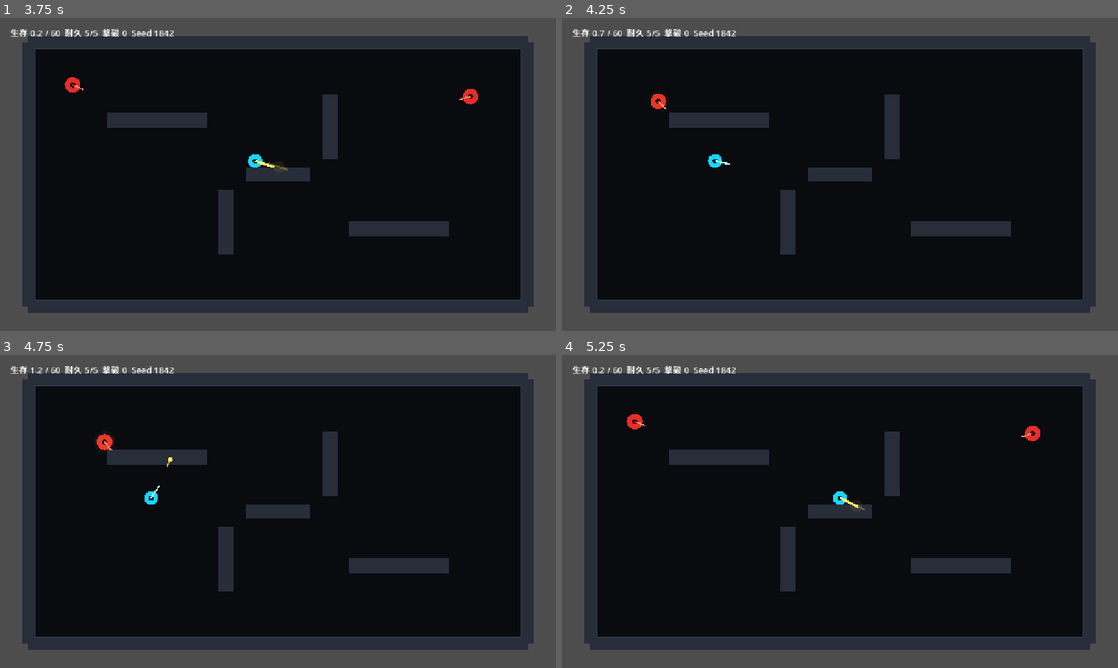
Above: before the commit, frames 1-4 (two rows, left to right).
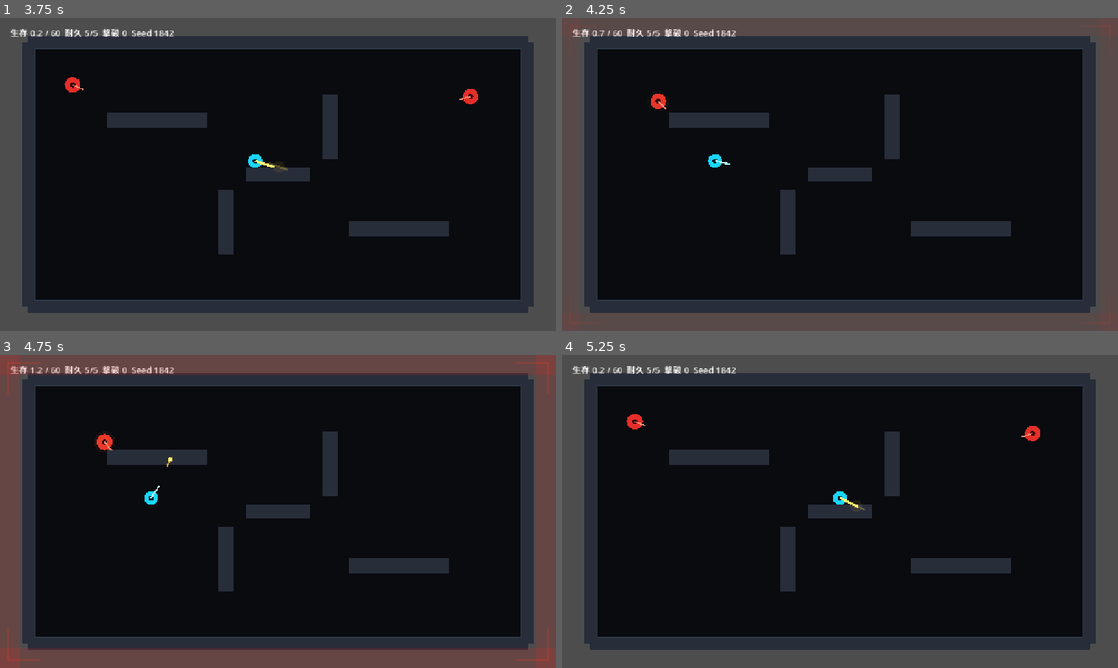
Above: after the commit, the same moments.

Repository: ryogaaaaaaaaaaa/ship-break
Game: Godot game, scene res://scenes/main.tscn
Two runs of this game, one before a commit and one after it. Both use one fixed random seed, a clock stepped at 60 frames per second and the inputs below.
Inputs (mouse positions are in pixels of both pictures, inside the frame that each line leads up to):
- Up to frame 1 (3.75 s): move the mouse to (400, 158) at 0.52 s; hold D 0.53-1.25 s; hold R 0.53-1.25 s; click (400, 158) at 0.67 s; tap Space at 0.77 s; drag from (166, 190) to (250, 237) at 1.27 s; move the mouse to (333, 105) at 2.02 s; hold D 2.03-2.75 s; hold R 2.03-2.75 s; click (333, 105) at 2.17 s; drag from (250, 237) to (111, 127) at 2.77 s; move the mouse to (444, 221) at 3.52 s; hold A from 3.53 s (still down); hold R from 3.53 s (still down); click (444, 221) at 3.67 s
- Up to frame 2 (4.25 s): keep holding A; keep holding R; tap Space at 3.77 s
- Up to frame 3 (4.75 s): release A at 4.25 s; release R at 4.25 s; drag from (111, 464) to (194, 433) at 4.27 s
- Up to frame 4 (5.25 s): move the mouse to (867, 511) at 5.02 s; hold S from 5.03 s (still down); hold R from 5.03 s (still down); click (867, 511) at 5.17 s

Frame 1 is identical in both runs. In frame 2, 0.1% of the frame differs, in the area x 1-99%, y 2-98%; in frame 3, 2.4%, in the area x 0-100%, y 0-100%; in frame 4, nothing differs.

Commit message:
Add close danger and mobile aim feedback

Diff:
--- a/src/actors/player/player.gd
+++ b/src/actors/player/player.gd
@@ -134,6 +134,10 @@
 	var aim_length: float = 34.0
 	var aim_width: float = 4.0
 	var aim_color := Color(0.72, 1.0, 1.0)
+	if mobile_controls != null and mobile_controls.has_aim_input():
+		aim_length = 52.0 + mobile_controls.get_aim_strength() * 26.0
+		aim_width = 5.0
+		aim_color = Color(1.0, 0.9, 0.36)
 	if _shot_feedback_remaining > 0.0:
 		aim_length = 46.0
 		aim_width = 6.0
--- a/src/fx/sound_bank.gd
+++ b/src/fx/sound_bank.gd
@@ -17,6 +17,7 @@
 		"hit": _make_tone(270.0, 180.0, 0.085, 0.28, 0.55),
 		"death": _make_tone(120.0, 58.0, 0.22, 0.42, 0.76),
 		"dash": _make_tone(260.0, 920.0, 0.12, 0.24, 0.12),
+		"danger": _make_tone(82.0, 96.0, 0.11, 0.20, 0.72),
 		"player_damage": _make_tone(90.0, 42.0, 0.18, 0.45, 0.9),
 		"win": _make_tone(420.0, 760.0, 0.28, 0.26, 0.2),
 		"lost": _make_tone(180.0, 70.0, 0.32, 0.34, 0.66),
--- a/src/run/game.gd
+++ b/src/run/game.gd
@@ -7,6 +7,7 @@
 const ChaserScript := preload("res://src/actors/enemies/chaser.gd")
 const ProjectileScript := preload("res://src/combat/projectile.gd")
 const MobileControlsScript := preload("res://src/ui/mobile_controls.gd")
+const DangerOverlayScript := preload("res://src/ui/danger_overlay.gd")
 const FeedbackFxScript := preload("res://src/fx/feedback_fx.gd")
 const SoundBankScript := preload("res://src/fx/sound_bank.gd")
 
@@ -36,8 +37,10 @@
 var _message_label: Label
 var _warning_label: Label
 var _mobile_controls: Variant
+var _danger_overlay: Variant
 var _feedback_fx: Variant
 var _sound_bank: Variant
+var _danger_sound_timer: float = 0.0
 
 
 func _ready() -> void:
@@ -63,6 +66,7 @@
 	_elapsed_seconds = 0.0
 	_spawn_timer = 0.0
 	_kill_count = 0
+	_danger_sound_timer = 0.0
 	_status = RunStatus.PLAYING
 	_run_duration_seconds = _snapshot.get_float("run.duration_seconds", 60.0)
 	_wall_rects.clear()
@@ -111,6 +115,7 @@
 		return
 
 	_elapsed_seconds += delta
+	_danger_sound_timer = maxf(0.0, _danger_sound_timer - delta)
 	_spawn_timer -= delta
 	if _spawn_timer <= 0.0:
 		_spawn_chaser()
@@ -119,6 +124,7 @@
 	_resolve_projectile_enemy_hits()
 	_resolve_projectile_wall_hits()
 	_resolve_enemy_contact()
+	_update_danger_feedback()
 	_check_success()
 	_update_ui()
 	queue_redraw()
@@ -260,6 +266,8 @@
 	_status = RunStatus.LOST
 	if _sound_bank != null:
 		_sound_bank.play("lost")
+	if _danger_overlay != null:
+		_danger_overlay.set_danger_intensity(0.0)
 	_update_ui()
 
 
@@ -345,6 +353,29 @@
 	return clampf((_elapsed_seconds - warning_start) / maxf(_run_duration_seconds - warning_start, 1.0), 0.0, 1.0)
 
 
+func get_danger_intensity() -> float:
+	if _player == null or not is_instance_valid(_player):
+		return 0.0
+	var nearest_distance: float = INF
+	var chasers: Array[Node] = get_tree().get_nodes_in_group("chaser")
+	for chaser_node in chasers:
+		if chaser_node == null or not is_instance_valid(chaser_node):
+			continue
+		nearest_distance = minf(nearest_distance, _player.global_position.distance_to(chaser_node.global_position))
+	if nearest_distance == INF:
+		return 0.0
+	return 1.0 - clampf((nearest_distance - 82.0) / 230.0, 0.0, 1.0)
+
+
+func _update_danger_feedback() -> void:
+	var danger_intensity: float = get_danger_intensity()
+	if _danger_overlay != null:
+		_danger_overlay.set_danger_intensity(danger_intensity)
+	if _sound_bank != null and danger_intensity >= 0.72 and _danger_sound_timer <= 0.0:
+		_sound_bank.play("danger")
+		_danger_sound_timer = lerpf(0.58, 0.24, danger_intensity)
+
+
 func _draw_instability_lines(anomaly: float) -> void:
 	var line_count: int = 5
 	for index in range(line_count):
@@ -359,6 +390,8 @@
 		_status = RunStatus.WON
 		if _sound_bank != null:
 			_sound_bank.play("win")
+		if _danger_overlay != null:
+			_danger_overlay.set_danger_intensity(0.0)
 		_update_ui()
 
 
@@ -391,6 +424,10 @@
 	_mobile_controls = MobileControlsScript.new()
 	_mobile_controls.name = "MobileControls"
 	_ui_layer.add_child(_mobile_controls)
+
+	_danger_overlay = DangerOverlayScript.new()
+	_danger_overlay.name = "DangerOverlay"
+	_ui_layer.add_child(_danger_overlay)
 
 
 func _create_audio() -> void:
--- /dev/null
+++ b/src/ui/danger_overlay.gd
@@ -0,0 +1,47 @@
+class_name DangerOverlay
+extends Control
+
+var danger_intensity: float = 0.0
+var pulse_phase: float = 0.0
+
+
+func _ready() -> void:
+	set_anchors_preset(Control.PRESET_FULL_RECT)
+	mouse_filter = Control.MOUSE_FILTER_IGNORE
+	set_process(true)
+
+
+func _process(delta: float) -> void:
+	pulse_phase = fmod(pulse_phase + delta * lerpf(2.5, 8.0, danger_intensity), TAU)
+	queue_redraw()
+
+
+func set_danger_intensity(next_intensity: float) -> void:
+	danger_intensity = clampf(next_intensity, 0.0, 1.0)
+
+
+func _draw() -> void:
+	if danger_intensity <= 0.01:
+		return
+	var viewport_size: Vector2 = get_viewport().get_visible_rect().size
+	var pulse: float = 0.5 + sin(pulse_phase) * 0.5
+	var alpha: float = danger_intensity * (0.12 + pulse * 0.10)
+	var edge_size: float = lerpf(18.0, 64.0, danger_intensity)
+	var danger_color := Color(1.0, 0.12, 0.08, alpha)
+
+	draw_rect(Rect2(Vector2.ZERO, Vector2(viewport_size.x, edge_size)), danger_color, true)
+	draw_rect(Rect2(Vector2(0.0, viewport_size.y - edge_size), Vector2(viewport_size.x, edge_size)), danger_color, true)
+	draw_rect(Rect2(Vector2.ZERO, Vector2(edge_size, viewport_size.y)), danger_color, true)
+	draw_rect(Rect2(Vector2(viewport_size.x - edge_size, 0.0), Vector2(edge_size, viewport_size.y)), danger_color, true)
+
+	var corner_color := Color(1.0, 0.22, 0.12, alpha * 1.4)
+	var corner_length: float = lerpf(42.0, 92.0, danger_intensity)
+	var inset: float = 18.0
+	draw_line(Vector2(inset, inset), Vector2(inset + corner_length, inset), corner_color, 4.0)
+	draw_line(Vector2(inset, inset), Vector2(inset, inset + corner_length), corner_color, 4.0)
+	draw_line(Vector2(viewport_size.x - inset, inset), Vector2(viewport_size.x - inset - corner_length, inset), corner_color, 4.0)
+	draw_line(Vector2(viewport_size.x - inset, inset), Vector2(viewport_size.x - inset, inset + corner_length), corner_color, 4.0)
+	draw_line(Vector2(inset, viewport_size.y - inset), Vector2(inset + corner_length, viewport_size.y - inset), corner_color, 4.0)
+	draw_line(Vector2(inset, viewport_size.y - inset), Vector2(inset, viewport_size.y - inset - corner_length), corner_color, 4.0)
+	draw_line(Vector2(viewport_size.x - inset, viewport_size.y - inset), Vector2(viewport_size.x - inset - corner_length, viewport_size.y - inset), corner_color, 4.0)
+	draw_line(Vector2(viewport_size.x - inset, viewport_size.y - inset), Vector2(viewport_size.x - inset, viewport_size.y - inset - corner_length), corner_color, 4.0)
--- a/src/ui/mobile_controls.gd
+++ b/src/ui/mobile_controls.gd
@@ -10,6 +10,7 @@
 var _left_touch_id: int = -1
 var _right_touch_id: int = -1
 var _dash_touch_id: int = -1
+var _aim_strength: float = 0.0
 var _left_origin: Vector2 = Vector2.ZERO
 var _left_current: Vector2 = Vector2.ZERO
 var _right_origin: Vector2 = Vector2.ZERO
@@ -34,6 +35,10 @@
 
 func has_aim_input() -> bool:
 	return _right_touch_id != -1
+
+
+func get_aim_strength() -> float:
+	return _aim_strength
 
 
 func is_active() -> bool:
@@ -74,6 +79,7 @@
 		if event.index == _right_touch_id:
 			_right_touch_id = -1
 			shoot_pressed = false
+			_aim_strength = 0.0
 		if event.index == _dash_touch_id:
 			_dash_touch_id = -1
 			dash_pressed = false
@@ -87,6 +93,7 @@
 	elif event.index == _right_touch_id:
 		_right_current = event.position
 		var aim_delta: Vector2 = _right_current - _right_origin
+		_aim_strength = clampf(aim_delta.length() / 92.0, 0.0, 1.0)
 		if aim_delta.length() > 12.0:
 			aim_direction = aim_delta.normalized()
 		shoot_pressed = true
@@ -122,5 +129,10 @@
 	var aim_center := Vector2(viewport_size.x - 230.0, viewport_size.y - 130.0)
 	if _right_touch_id != -1:
 		aim_center = _right_origin
-	draw_circle(aim_center, 46.0, Color(0.22, 0.16, 0.08, 0.22))
-	draw_line(aim_center, aim_center + aim_direction * 48.0, Color(1.0, 0.84, 0.28, 0.58), 4.0)
+	var aim_radius: float = 46.0 + _aim_strength * 14.0
+	var aim_alpha: float = 0.30 + _aim_strength * 0.30
+	draw_circle(aim_center, aim_radius, Color(0.22, 0.16, 0.08, 0.22 + _aim_strength * 0.10))
+	draw_arc(aim_center, aim_radius, 0.0, TAU, 36, Color(1.0, 0.84, 0.28, aim_alpha), 3.0)
+	draw_line(aim_center, aim_center + aim_direction * (52.0 + _aim_strength * 48.0), Color(1.0, 0.84, 0.28, 0.58 + _aim_strength * 0.22), 4.0 + _aim_strength * 2.0)
+	if _right_touch_id != -1:
+		draw_circle(aim_center + aim_direction * (60.0 + _aim_strength * 44.0), 8.0 + _aim_strength * 5.0, Color(1.0, 0.88, 0.32, 0.35 + _aim_strength * 0.35))
--- a/tests/smoke/test_baseline_game.gd
+++ b/tests/smoke/test_baseline_game.gd
@@ -17,6 +17,10 @@
 	game._resolve_enemy_contact()
 	context.assert_true(player.health < starting_health, "Chaser の接触でプレイヤーの耐久が減る")
 	context.assert_true(game.get_session_root().get_node("FeedbackFx").active_count() > 0, "被弾時に視覚フィードバックが出る")
+	context.assert_true(game.get_danger_intensity() > 0.7, "Chaser が近いと危険度が上がる")
+
+	first_chaser.global_position = player.global_position + Vector2(640.0, 0.0)
+	context.assert_almost_equal(game.get_danger_intensity(), 0.0, 0.001, "Chaser が遠いと危険度はゼロに戻る")
 
 	game.start_run(1842)
 	await context.process_frame
--- a/tests/smoke/test_game_restart.gd
+++ b/tests/smoke/test_game_restart.gd
@@ -15,6 +15,7 @@
 	context.assert_equal(game.get_rule_snapshot().get_int("combat.projectile_damage", -1), 2, "ゲームが RuleSnapshot の弾ダメージを読める")
 	context.assert_true(first_root.has_node("FeedbackFx"), "起動時に視覚フィードバック層が作られる")
 	context.assert_true(game.has_node("SoundBank"), "起動時に音フィードバック層が作られる")
+	context.assert_true(game.get_node("Hud").has_node("DangerOverlay"), "起動時に危険表示レイヤーが作られる")
 
 	game.start_run(777)
 	await context.process_frame
Not shown, added: src/ui/danger_overlay.gd.uid
Not shown, changed: README.md
Not shown, changed: docs/03_GAMEPLAY_RULES.md
Not shown, changed: docs/06_TEST_MATRIX.md
Not shown, changed: docs/07_ROADMAP.md
